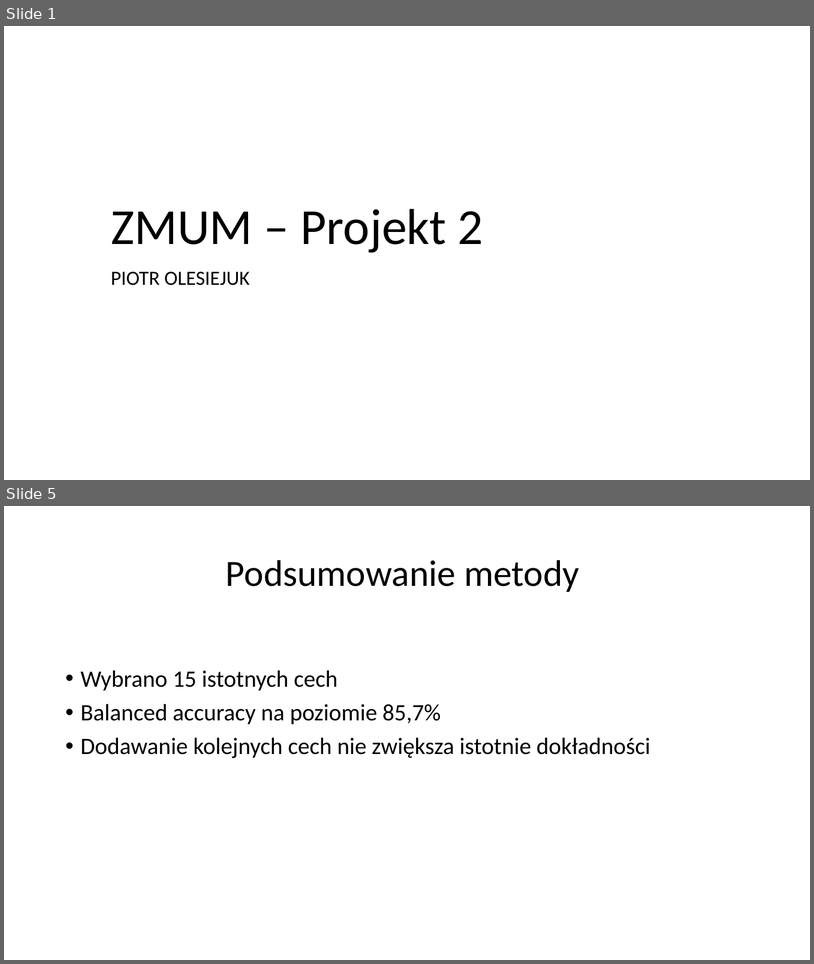
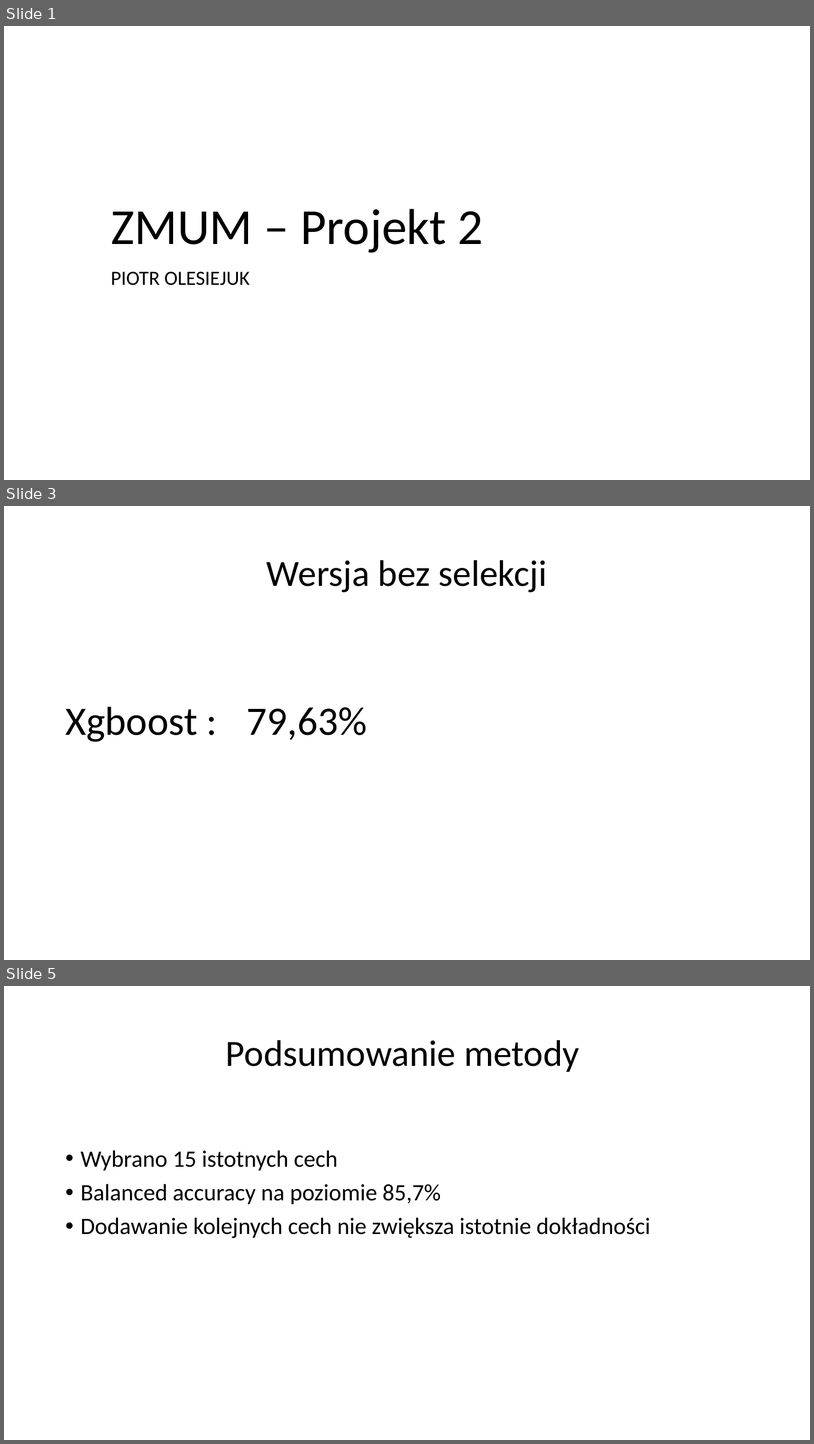
Before and after one commit to piotr-ole/Machine-Learning, a slide deck: FeatureSelection/presentation/Presentation.pptx. Shown one above the other, each under a label of ours: slides 1 and 5 before the commit, slides 1, 3 and 5 after it; the slides between them are not shown. The pictures are 814x964 and 814x1444 pixels, drawn with LibreOffice and Linux fonts; fonts in the diff are those of the drawing. Boxes give left, top, right and bottom in pixels: in the first picture for what was removed or moved away, otherwise in the second. Text is boxed around its words. In the diff, an @@ line names an element or a change of style, - is before the commit and + after.

```diff
--- a/FeatureSelection/presentation/Presentation.pptx
+++ b/FeatureSelection/presentation/Presentation.pptx
@@ slide 3 added at box(4, 506, 810, 960), background #FFFFFF @@
@@ title added at box(267, 560, 547, 592), 44 pt, text #000000 @@
+Wersja bez selekcji
@@ text added at box(65, 706, 368, 742), 48 pt, text #000000 @@
+Xgboost : 79,63%
```
Also in this commit, not shown: 2 slides changed, 4 other slides added, 2 slides removed, 14 other files.
